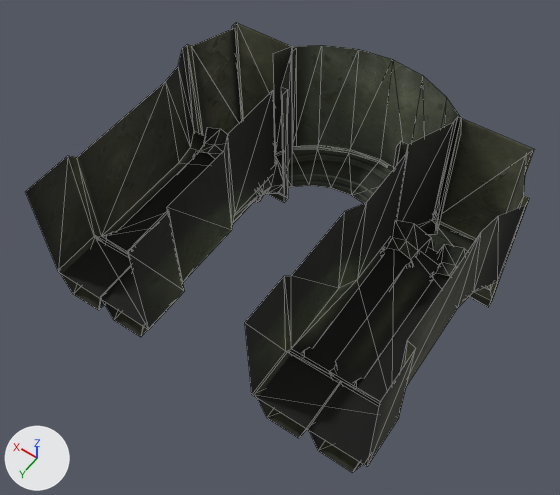
A saved change to the OBJ model sceneobjs/zhanchang_fuben_259/zhanchang_fuben_259_gongmen_01.obj.
Rendered twice from a 50 mm lens placed at (-289.0, 265.0, 630.0), pointed at (3.0, -145.0, -13.0). The axes (+X, +Y, +Z) are drawn at lower left. The lights are the same throughout. Mesh edges are drawn as thin lines. Where no turn or scale is listed for an object, it has been applied to the vertices. Vertices at the same position are counted once.

The first picture shows 'zhanchang_fuben_259_gongmen_01'.
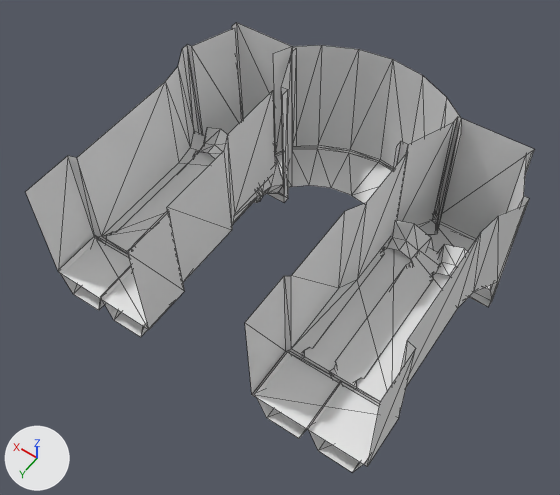
What changed in the scene script:
```text
Add mat_material_4_1:
    mat_material_4_1 = principled_material('material_4')
    mat_material_4_1.base_color = (0.8, 0.8, 0.8)  # white #e7e7e7
    mat_material_4_1.roughness = 1.0
Add mat_material_3_1:
    mat_material_3_1 = principled_material('material_3')
    mat_material_3_1.base_color = (0.8, 0.8, 0.8)  # white #e7e7e7
    mat_material_3_1.roughness = 1.0
Add mat_material_2_1:
    mat_material_2_1 = principled_material('material_2')
    mat_material_2_1.base_color = (0.8, 0.8, 0.8)  # white #e7e7e7
    mat_material_2_1.roughness = 1.0
Add mat_material_1_1:
    mat_material_1_1 = principled_material('material_1')
    mat_material_1_1.base_color = (0.8, 0.8, 0.8)  # white #e7e7e7
    mat_material_1_1.roughness = 1.0
Change me_zhanchang_fuben_259_gongmen_01:
    where me_zhanchang_fuben_259_gongmen_01.from_pydata(...)  # 463 vertices, 678 faces; spans x -200.0..206.0, y -358.0..4.0, z -82.0..96.0
    used by ob_zhanchang_fuben_259_gongmen_01; location = (0.0, 0.0, 0.0)
    me_zhanchang_fuben_259_gongmen_01 part 1: all 66 faces that had it switch from mat_material_2 (picture img_zhanchang_fuben_259_gongmen_01_02_png) to mat_material_2_1 (white #e7e7e7)
    me_zhanchang_fuben_259_gongmen_01 part 2: all 74 faces that had it switch from mat_material_3 (picture img_zhanchang_fuben_259_gongmen_01_04_png) to mat_material_3_1 (white #e7e7e7)
    me_zhanchang_fuben_259_gongmen_01 part 3: all 464 faces that had it switch from mat_material_4 (picture img_zhanchang_fuben_259_gongmen_01_03_png) to mat_material_4_1 (white #e7e7e7)
    me_zhanchang_fuben_259_gongmen_01 part 4: all 74 faces that had it switch from mat_material_1 (picture img_zhanchang_fuben_259_gongmen_01_01_png) to mat_material_1_1 (white #e7e7e7)
```

Pixel boxes [x1, y1, x2, y2] of what changed, in the pictures (560 x 495 px):
part 1 of me_zhanchang_fuben_259_gongmen_01, recoloured (black to grey)
    both: [273, 45, 461, 236]
part 2 of me_zhanchang_fuben_259_gongmen_01, recoloured (black to grey)
    both: [26, 23, 534, 472]
part 3 of me_zhanchang_fuben_259_gongmen_01, recoloured (black to grey)
    both: [106, 127, 468, 389]
part 4 of me_zhanchang_fuben_259_gongmen_01, recoloured (black to grey)
    both: [59, 49, 491, 466]
